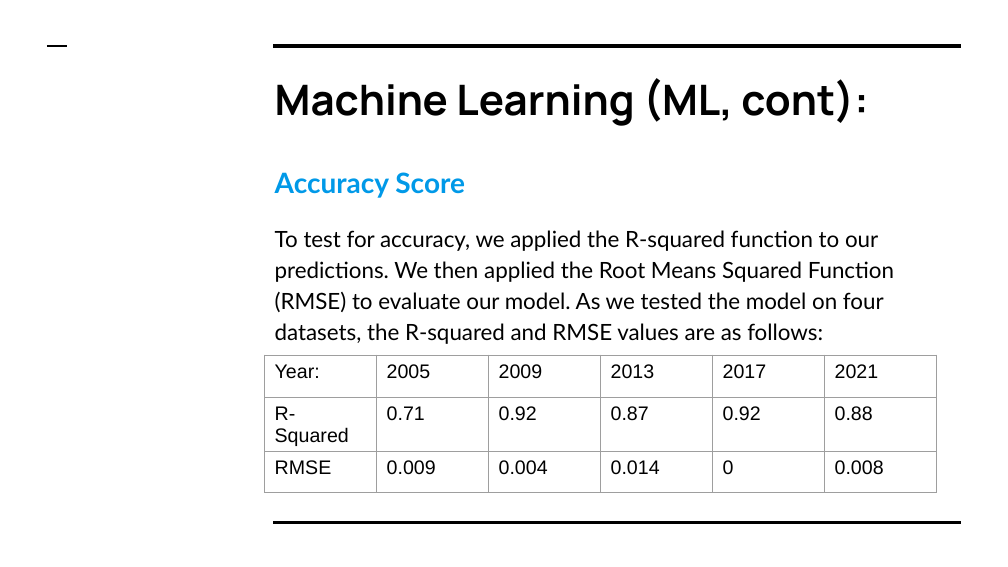
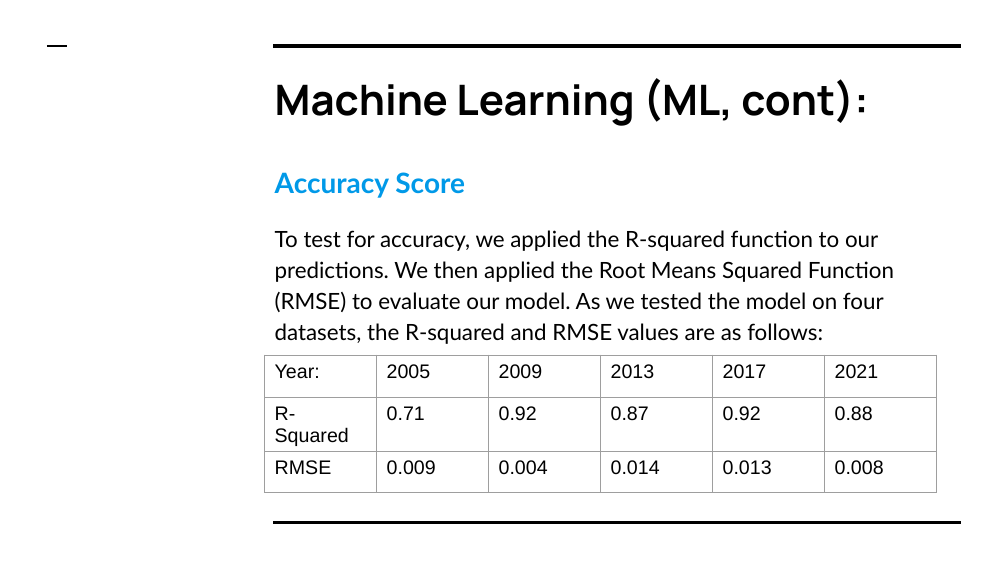
Before and after one commit to ssheggrud/Mod_20_Project, a slide deck: slide 33 of Presentation/Group5Presentation.pptx. Drawn at 1008x567 pixels with LibreOffice and Linux fonts; fonts in the diff are those of the drawing. Boxes give left, top, right and bottom in pixels: in the first picture for what was removed or moved away, otherwise in the second. Text is boxed around its words. In the diff, an @@ line names an element or a change of style, - is before the commit and + after.

```diff
--- a/Presentation/Group5Presentation.pptx
+++ b/Presentation/Group5Presentation.pptx
@@ table at [264,355,935,495] @@
-row 3, column 5: 0
+row 3, column 5: 0.013
```
Also in this commit, not shown: 1 other slide changed.
